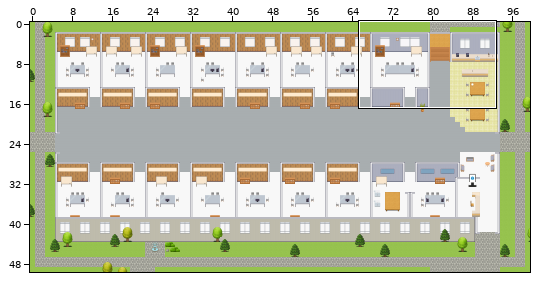
One commit to this Tiled map (JSON): maps/CS-Product-Pipeline-Platform.tmj. Above: a wide view before the commit, with the close-up outlined.
Close-up. First the earlier version:
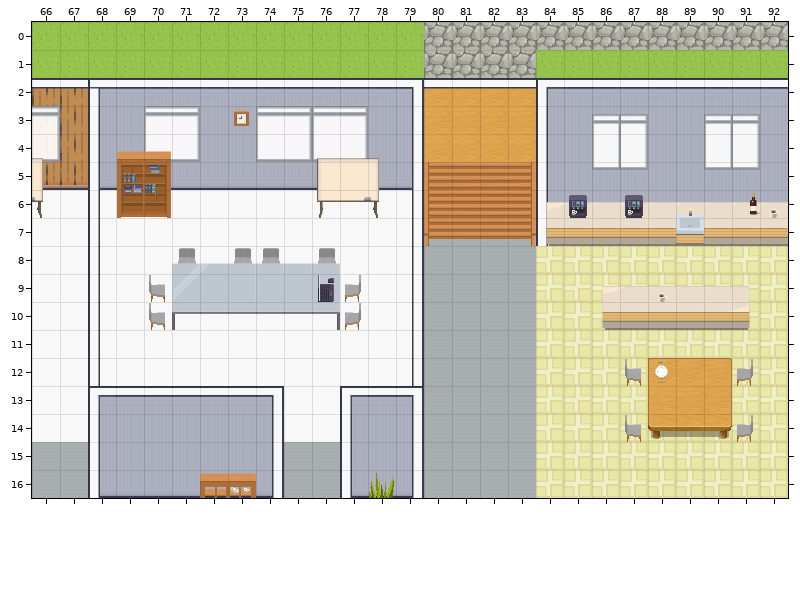
Cells are 32x32 px. Shown: x 66..92, y 0..16. The commit also changed other parts of the map, which this record leaves out.
The same view after the edit:
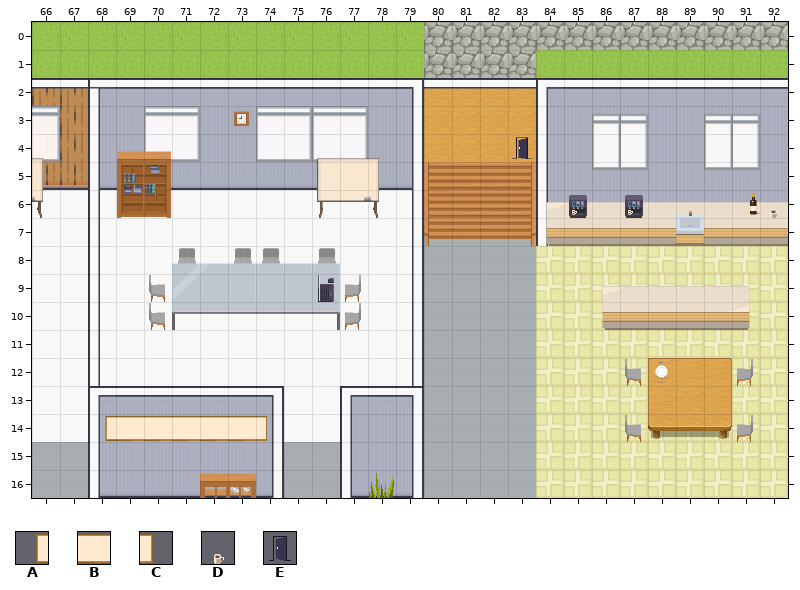
Key: from "Decoration": A 49, B 50, C 51; from "Misc": D 59; from "User_Zones": E 65.
_ is an empty cell.
The edit:
Layer "decor":
y 9: x 88 D -> _
y 14: x 68..74 _______ -> ABBBBBC
Layer "zones":
y 4: x 83 _ -> E
